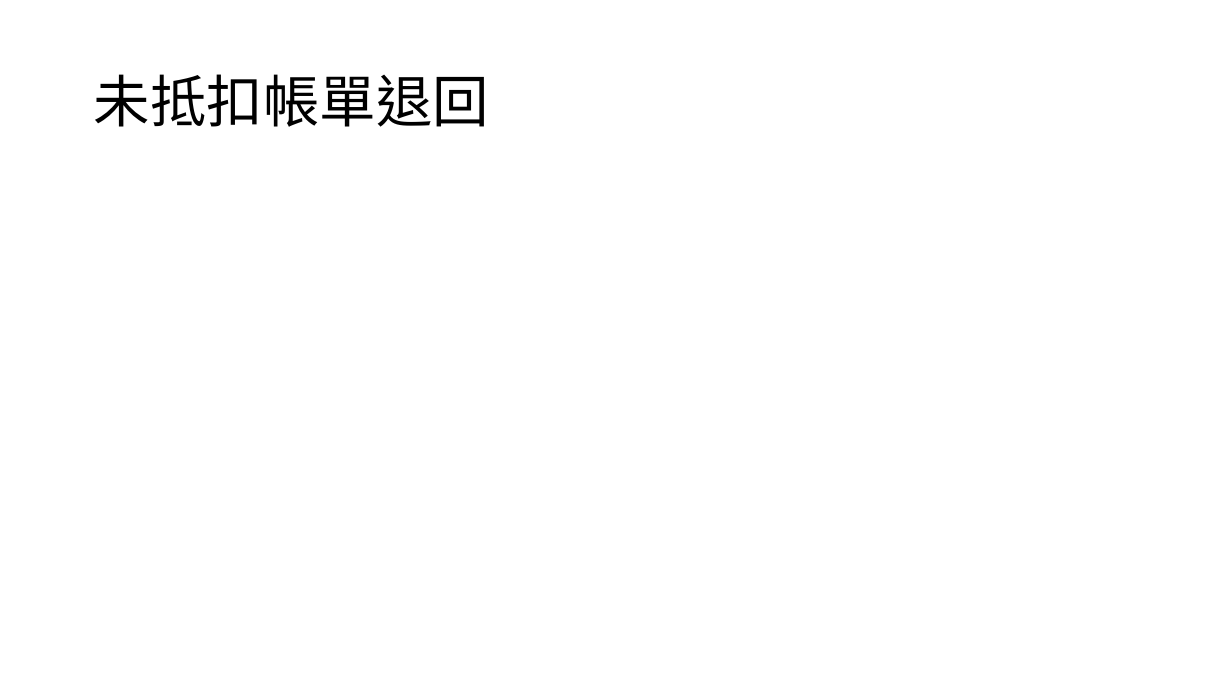
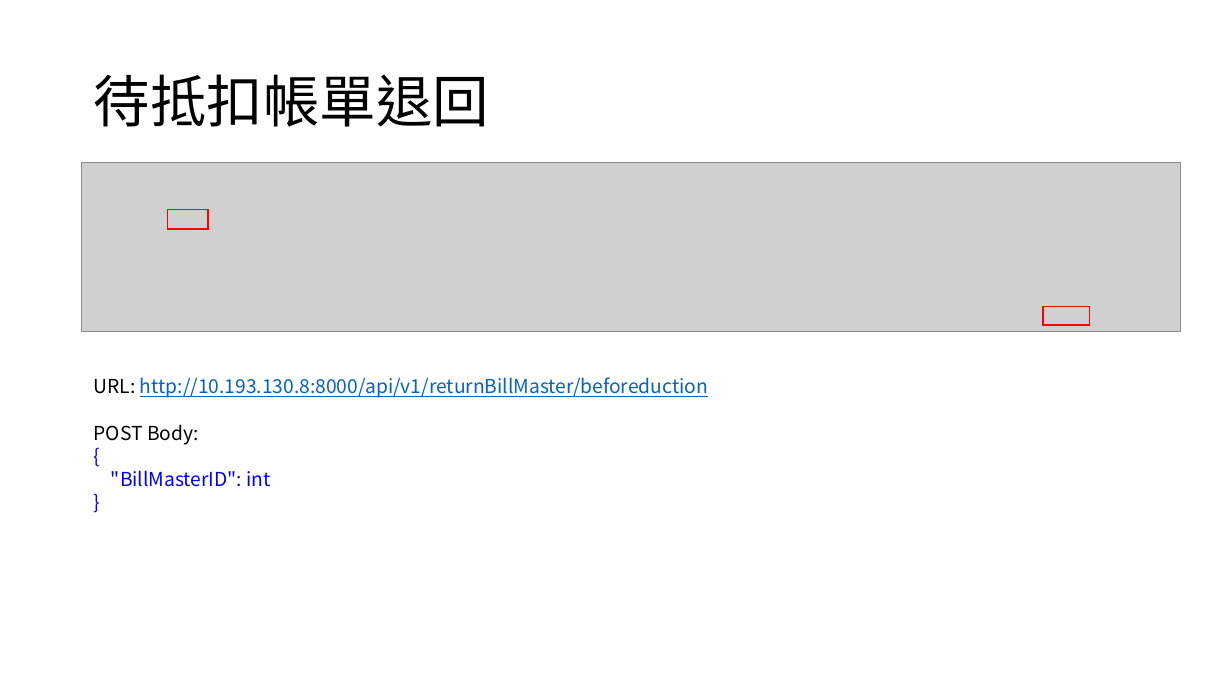
Before and after one commit to appletime81/cbp-sys-api-v2, a slide deck: slide 2 of CBP專案/帳單API/帳單退回及作廢API.pptx. Drawn at 1232x693 pixels with LibreOffice and Linux fonts; fonts in the diff are those of the drawing; grey boxes stand for pictures. Boxes give left, top, right and bottom in pixels: in the first picture for what was removed or moved away, otherwise in the second. Text is boxed around its words. In the diff, an @@ line names an element or a change of style, - is before the commit and + after.

```diff
--- a/CBP專案/帳單API/帳單退回及作廢API.pptx
+++ b/CBP專案/帳單API/帳單退回及作廢API.pptx
@@ title at bbox=[94, 74, 489, 127]: text changed @@
-未抵扣帳單退回
+待抵扣帳單退回
@@ picture added at bbox=[82, 163, 1182, 332] @@
@@ rectangle added at bbox=[167, 210, 208, 229], outline #FF0000 1 pt @@
@@ rectangle added at bbox=[1043, 307, 1090, 325], outline #FF0000 1 pt @@
@@ text added at bbox=[94, 377, 708, 487], 15 pt, text #0563C1, underline @@
+URL: http://10.193.130.8:8000/api/v1/returnBillMaster/beforeduction
+POST Body:
+{
+"BillMasterID": int
+}
```
Also in this commit, not shown: 2 slides added, 1 other file.
